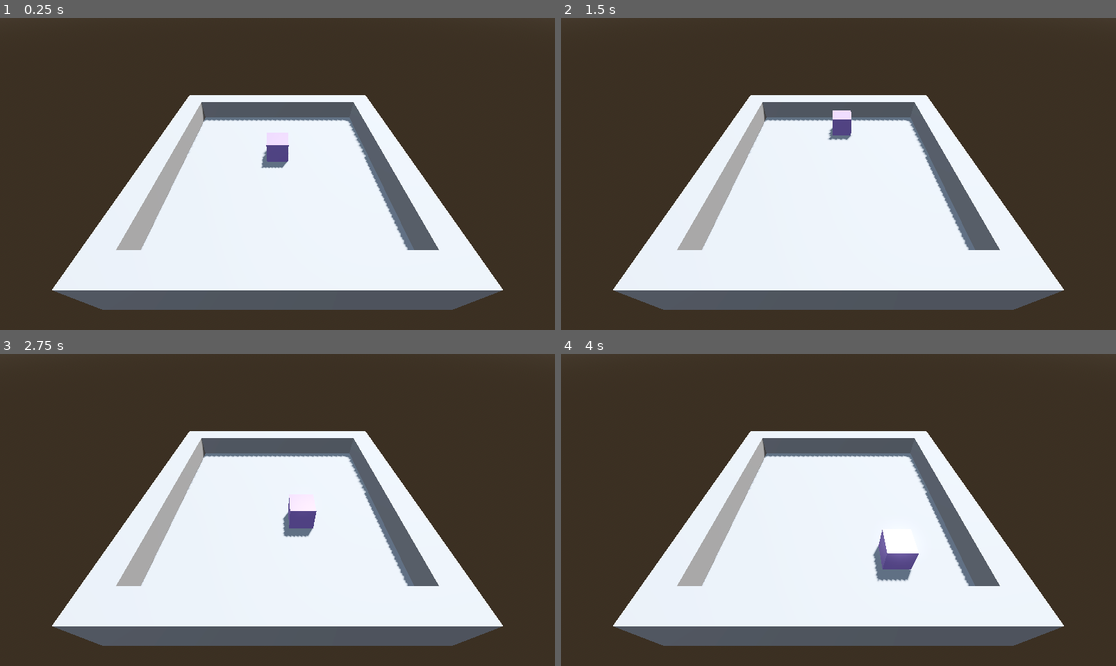
Above: before the commit, frames 1-4 (two rows, left to right).
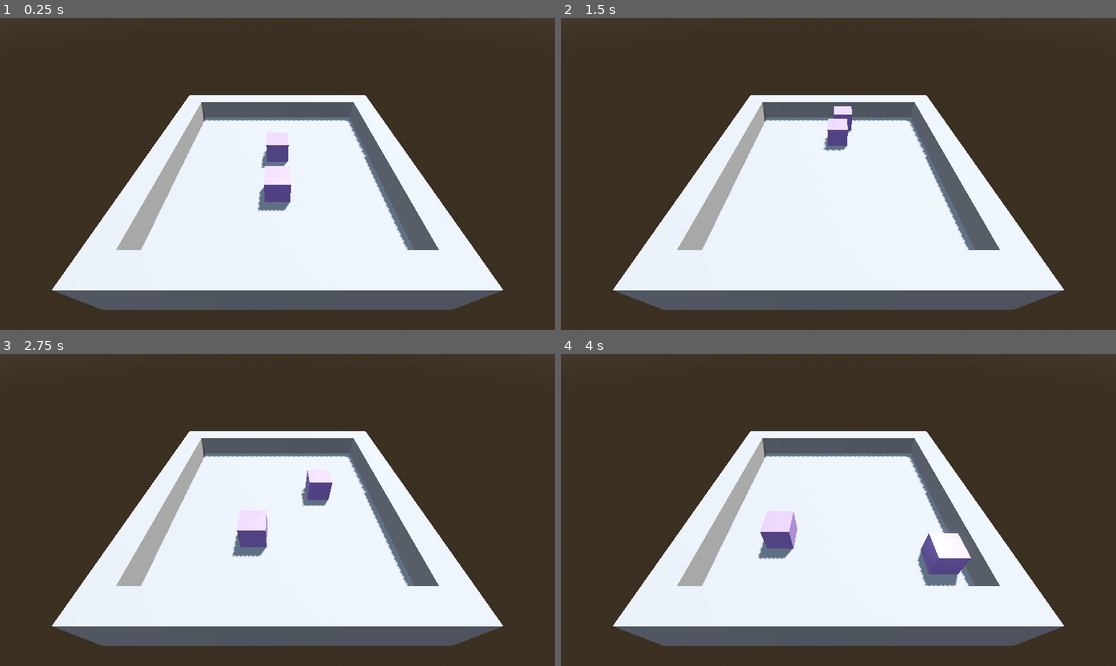
Above: after the commit, the same moments.

Repository: kosiyyu/masters-thesis
Game: Godot game, scene res://common/scenes/main.tscn
The game is run twice, just before and just after one commit, with the same random seed, the same clock (stepped at 60 frames per second) and the same inputs.
Inputs:
- Up to frame 1 (0.25 s): no input
- Up to frame 2 (1.5 s): hold D (move_right) 0.53-1.28 s; hold S (move_back) from 1.28 s (still down)
- Up to frame 3 (2.75 s): release S (move_back) at 2.03 s; hold D (move_right) from 2.03 s (still down)
- Up to frame 4 (4 s): release D (move_right) at 2.78 s; hold W (move_forward) 2.78-3.53 s; hold A (move_left) from 3.53 s (still down)

The runs differ from the first frame. In frame 1, 0.5% of the frame differs, in the area x 46-53%, y 47-62%; in frame 2, 0.4%; in frame 3, 1.3%; in frame 4, 2.6%, in the area x 35-74%, y 50-75%.

Commit message:
Add hanling collisions with other players

Diff:
--- a/common/scenes/main.tscn
+++ b/common/scenes/main.tscn
@@ -65,3 +65,7 @@
 [node name="Player" parent="." instance=ExtResource("1_qyjsu")]
 transform = Transform3D(1, 0, 0, 0, 1, 0, 0, 0, 1, 0, 1, 0)
 script = ExtResource("2_83rqg")
+
+[node name="Player2" parent="." instance=ExtResource("1_qyjsu")]
+transform = Transform3D(-5.96046e-08, 0, 1, 0, 1, 0, -1, 0, -5.96046e-08, 0, 1, 2.4)
+script = ExtResource("2_83rqg")
--- a/common/scripts/player_movement.gd
+++ b/common/scripts/player_movement.gd
@@ -8,11 +8,17 @@
 var current_time = 0.0
 var current_direction = Vector3(0, 0, -1)
 
+enum ColliderType {
+	CSG_COMBINER_3D,
+	CHARACTER_BODY_3D,
+	NULL
+}
+
 func _ready() -> void:
 	rng.randomize()
 
-func _detect_wall_collision() -> Dictionary:
-	var result = {"collided": false, "normal": Vector3.ZERO}
+func _detect_collision() -> Dictionary:
+	var result = {"collided": false, "normal": Vector3.ZERO, "colider_type": ColliderType.NULL}
 
 	var n: int = get_slide_collision_count()
 	for i in range(n):
@@ -22,6 +28,12 @@
 		if collider is CSGCombiner3D:
 			result.collided = true
 			result.normal = collision.get_normal()
+			result.colider_type = ColliderType.CSG_COMBINER_3D
+			break
+		elif collider is CharacterBody3D:
+			result.collided = true
+			result.normal = collision.get_normal()
+			result.colider_type = ColliderType.CHARACTER_BODY_3D
 			break
 
 	return result
@@ -45,10 +57,15 @@
 
 	move_and_slide()
 
-	var collision_info = _detect_wall_collision()
-
+	var collision_info = _detect_collision()
 	if collision_info.collided:
 		_bounce(collision_info.normal)
+
+		if (collision_info.colider_type == ColliderType.CSG_COMBINER_3D):
+			print("Player collided with a wall")
+		elif (collision_info.colider_type == ColliderType.CHARACTER_BODY_3D):
+			print("Player collided with another player")
+
 
 func _keyboard_input(delta: float) -> void:
 	var direction: Vector3 = Vector3.ZERO
